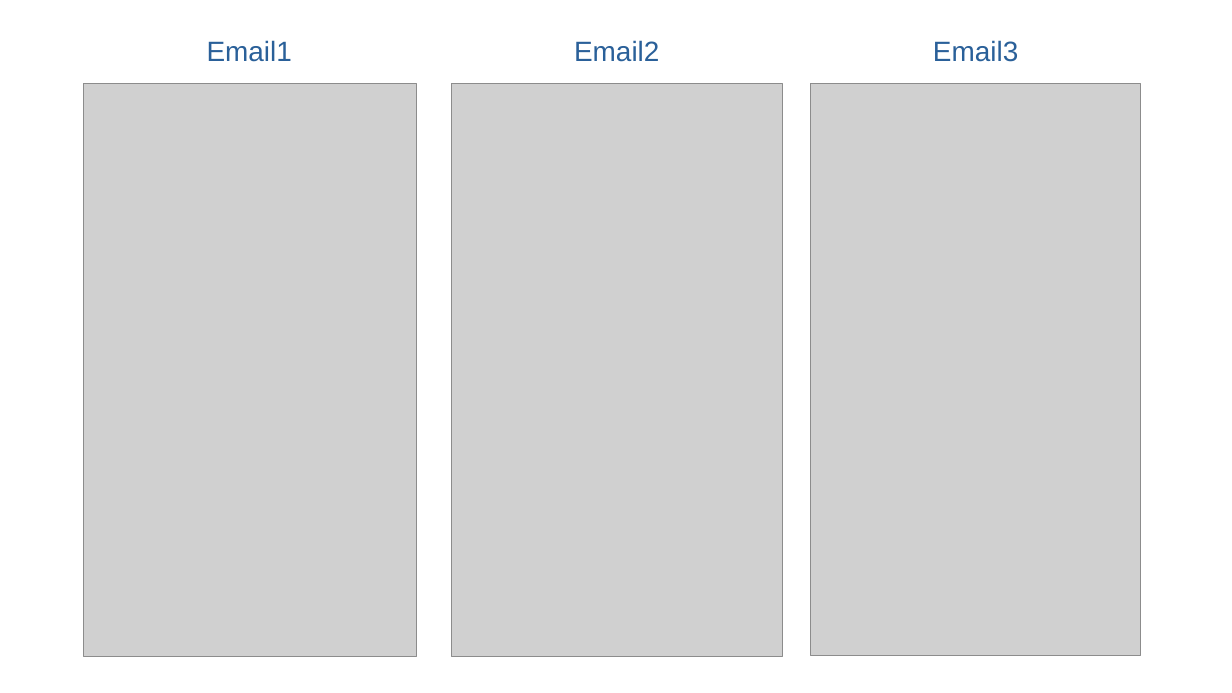
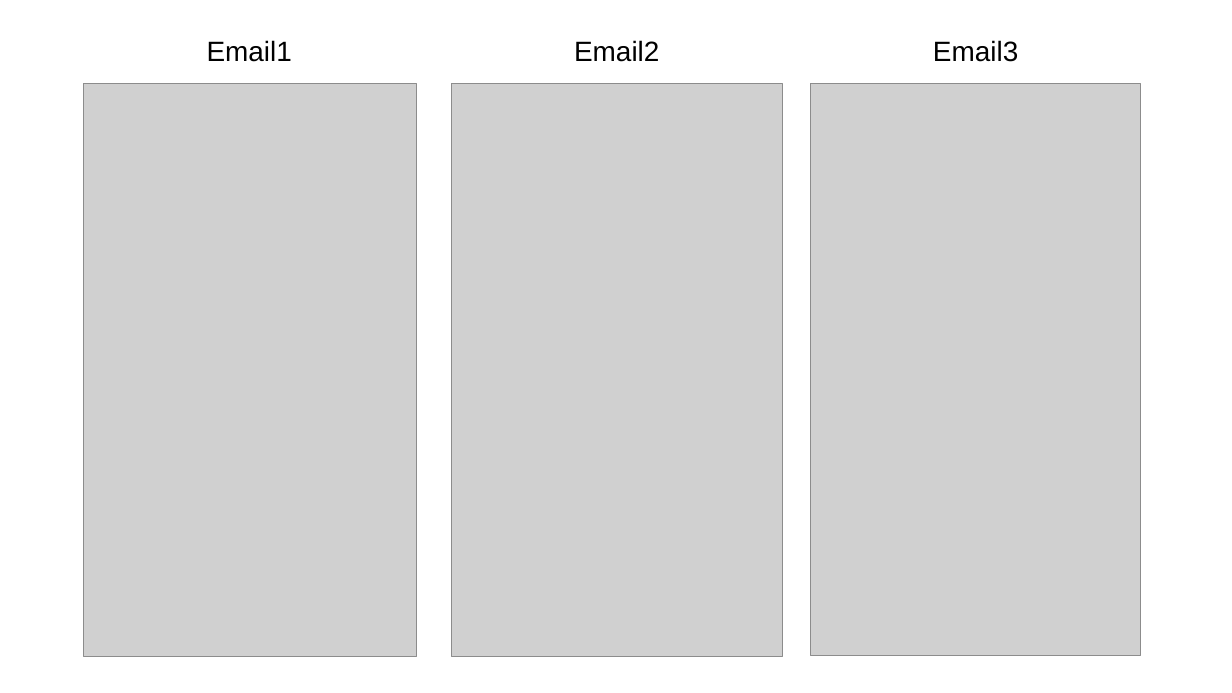
Before and after one commit to dzoraj/Simulated-Corporate-Cyber-Attack, a slide deck: slide 4 of Simulated Corporate Cyber-Attack.odp. Drawn at 1232x693 pixels with LibreOffice and Linux fonts; fonts in the diff are those of the drawing; grey boxes stand for pictures. Boxes give left, top, right and bottom in pixels: in the first picture for what was removed or moved away, otherwise in the second. Text is boxed around its words. In the diff, an @@ line names an element or a change of style, - is before the commit and + after.

```diff
--- a/Simulated Corporate Cyber-Attack.odp
+++ b/Simulated Corporate Cyber-Attack.odp
@@ text colour #2A6099 to #000000 in 3 elements at (207, 40, 292, 62), (933, 40, 1018, 62), (574, 40, 659, 62) @@
```
Also in this commit, not shown: 2 other slides changed, 3 slides added, 2 slides removed, 5 other files.
